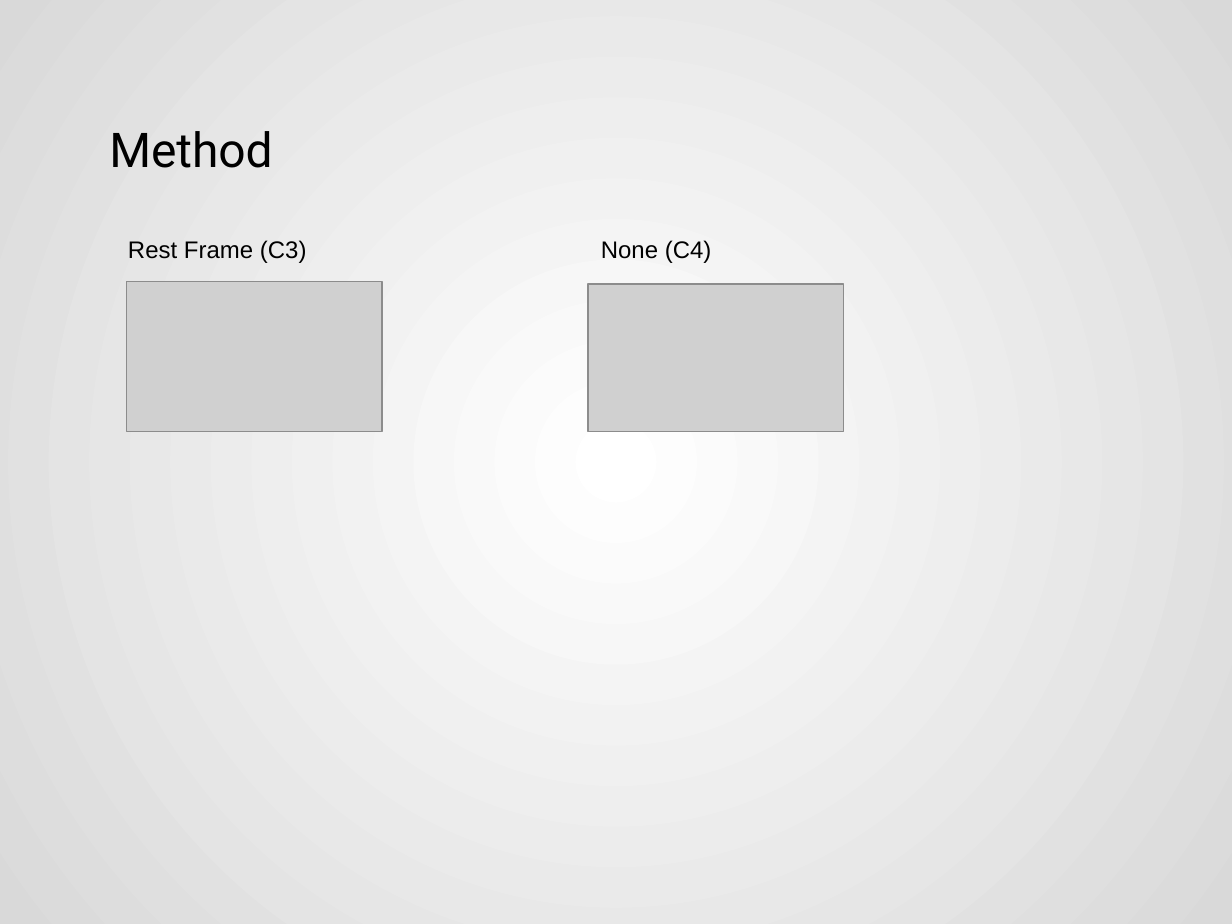
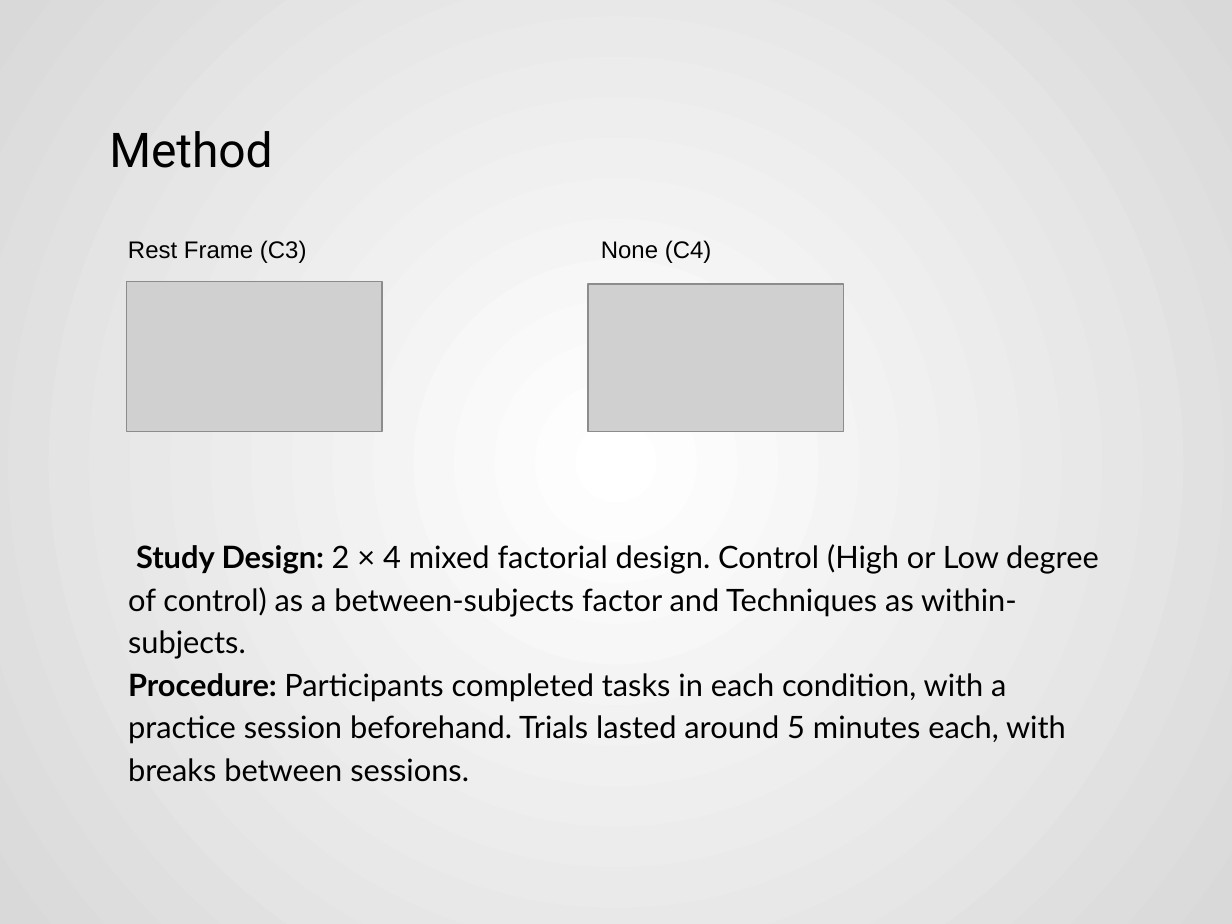
Before and after one commit to Akash3121/3D, a slide deck: slide 13 of Paper-Presentation/Akash - VR_Sickness_Mitigation_Methods_Presentation.pptx. Drawn at 1232x924 pixels with LibreOffice and Linux fonts; fonts in the diff are those of the drawing; grey boxes stand for pictures. Boxes give left, top, right and bottom in pixels: in the first picture for what was removed or moved away, otherwise in the second. Text is boxed around its words. In the diff, an @@ line names an element or a change of style, - is before the commit and + after.

```diff
--- a/Paper-Presentation/Akash - VR_Sickness_Mitigation_Methods_Presentation.pptx
+++ b/Paper-Presentation/Akash - VR_Sickness_Mitigation_Methods_Presentation.pptx
@@ text added at [128,544,1099,782], 18 pt, text #000000 @@
+Study Design: 2 × 4 mixed factorial design. Control (High or Low degree of control) as a between-subjects factor and Techniques as within-subjects.
+Procedure: Participants completed tasks in each condition, with a practice session beforehand. Trials lasted around 5 minutes each, with breaks between sessions.
```
Also in this commit, not shown: 1 slide added.
